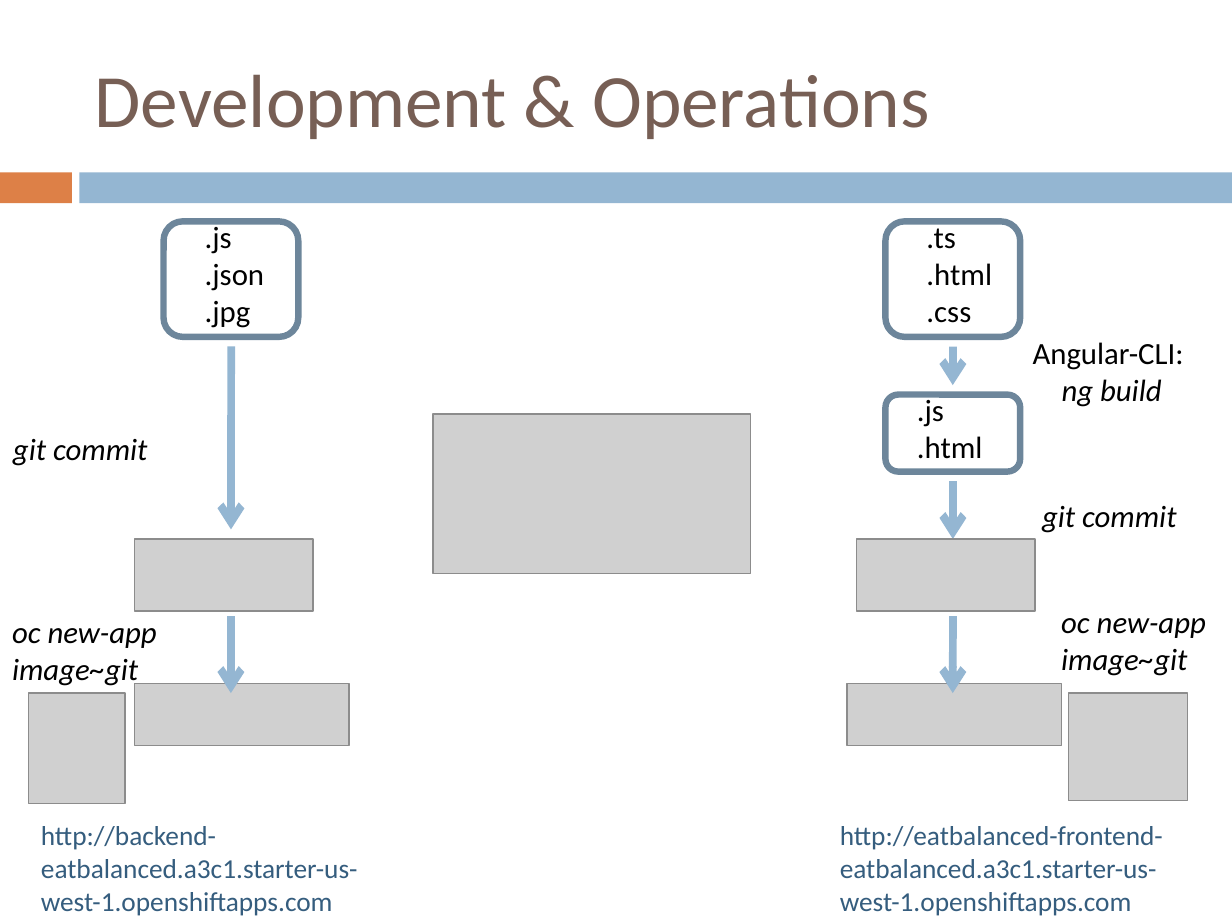
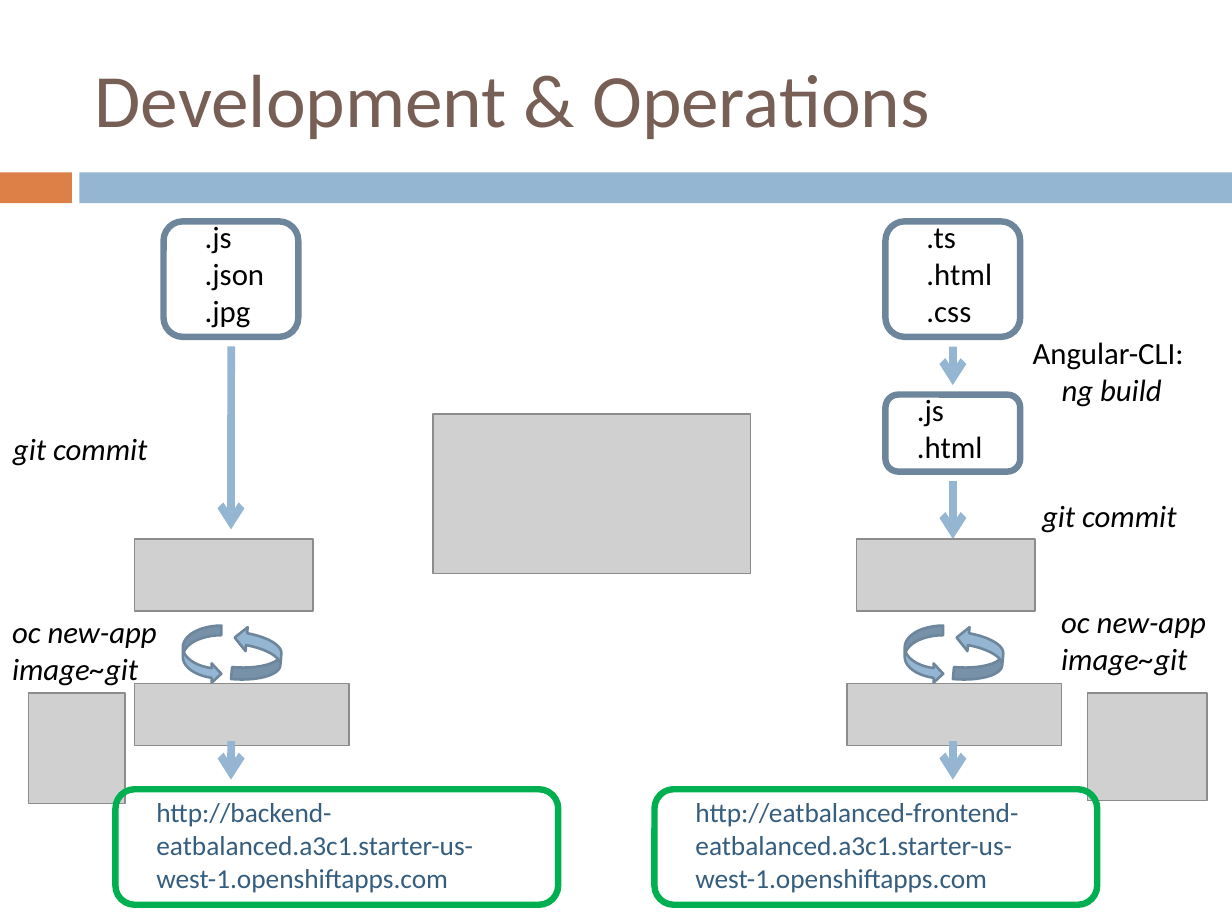
Before and after one commit to rklonner/eatBalanced, a slide deck: slide 8 of docs/EatBalanced_Presentation_Klonner.pptx. Drawn at 1232x924 pixels with LibreOffice and Linux fonts; fonts in the diff are those of the drawing; grey boxes stand for pictures. Boxes give left, top, right and bottom in pixels: in the first picture for what was removed or moved away, otherwise in the second. Text is boxed around its words. In the diff, an @@ line names an element or a change of style, - is before the commit and + after.

Commit message:
updated presentation

```diff
--- a/docs/EatBalanced_Presentation_Klonner.pptx
+++ b/docs/EatBalanced_Presentation_Klonner.pptx
@@ curved right arrow added at (182,626,221,684), fill #94B6D2, outline #6D879B 1.5 pt @@
@@ curved right arrow added at (231,625,283,682), fill #94B6D2, outline #6D879B 1.5 pt @@
@@ curved right arrow added at (904,626,942,684), fill #94B6D2, outline #6D879B 1.5 pt @@
@@ curved right arrow added at (953,625,1005,682), fill #94B6D2, outline #6D879B 1.5 pt @@
@@ picture: place and size @@
-picture at (1068,694,1188,802)
+picture at (1088,694,1207,802)
@@ arrow moved from (232, 616) - (230, 694) to (232, 742) - (230, 780) @@
@@ arrow moved from (954, 616) - (952, 694) to (954, 742) - (952, 780) @@
@@ rounded rectangle added at (116,790,558,906), outline #00B050 3.75 pt @@
@@ text "http://backend-eatbalanced.a3c1.starter-us-west-1.openshifta ...": place and size @@
-text "http://backend-eatbalanced.a3c1.starter-us-west-1.openshifta ..." at (41,826,358,916)
+text "http://backend-eatbalanced.a3c1.starter-us-west-1.openshifta ..." at (156,803,473,893)
@@ rounded rectangle added at (654,790,1096,906), outline #00B050 3.75 pt @@
@@ text "http://eatbalanced-frontend-eatbalanced.a3c1.starter-us-west ...": place and size @@
-text "http://eatbalanced-frontend-eatbalanced.a3c1.starter-us-west ..." at (840,826,1163,916)
+text "http://eatbalanced-frontend-eatbalanced.a3c1.starter-us-west ..." at (695,803,1018,893)
```
Also in this commit, not shown: 3 other slides changed, 1 other file.
